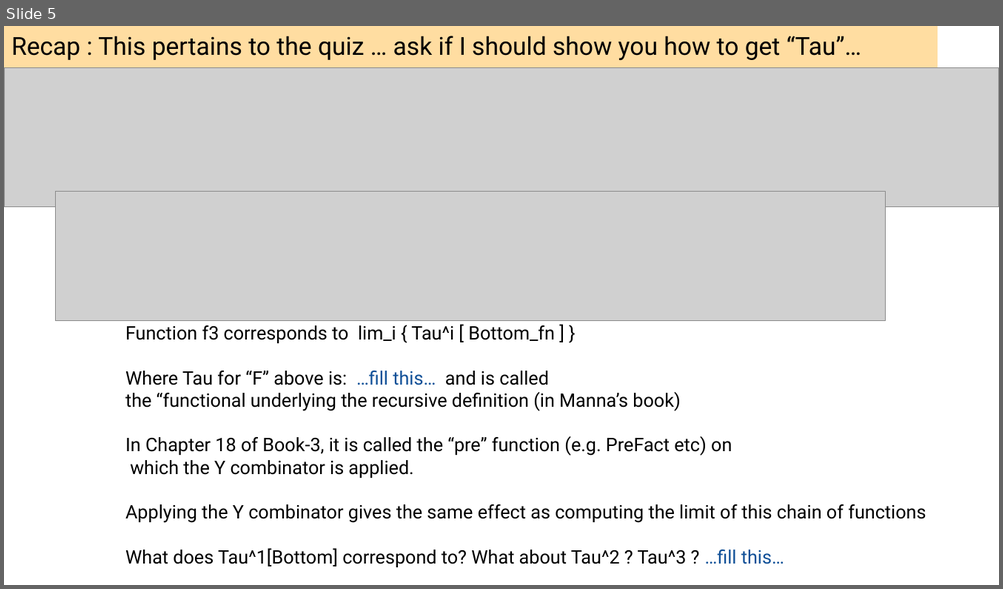
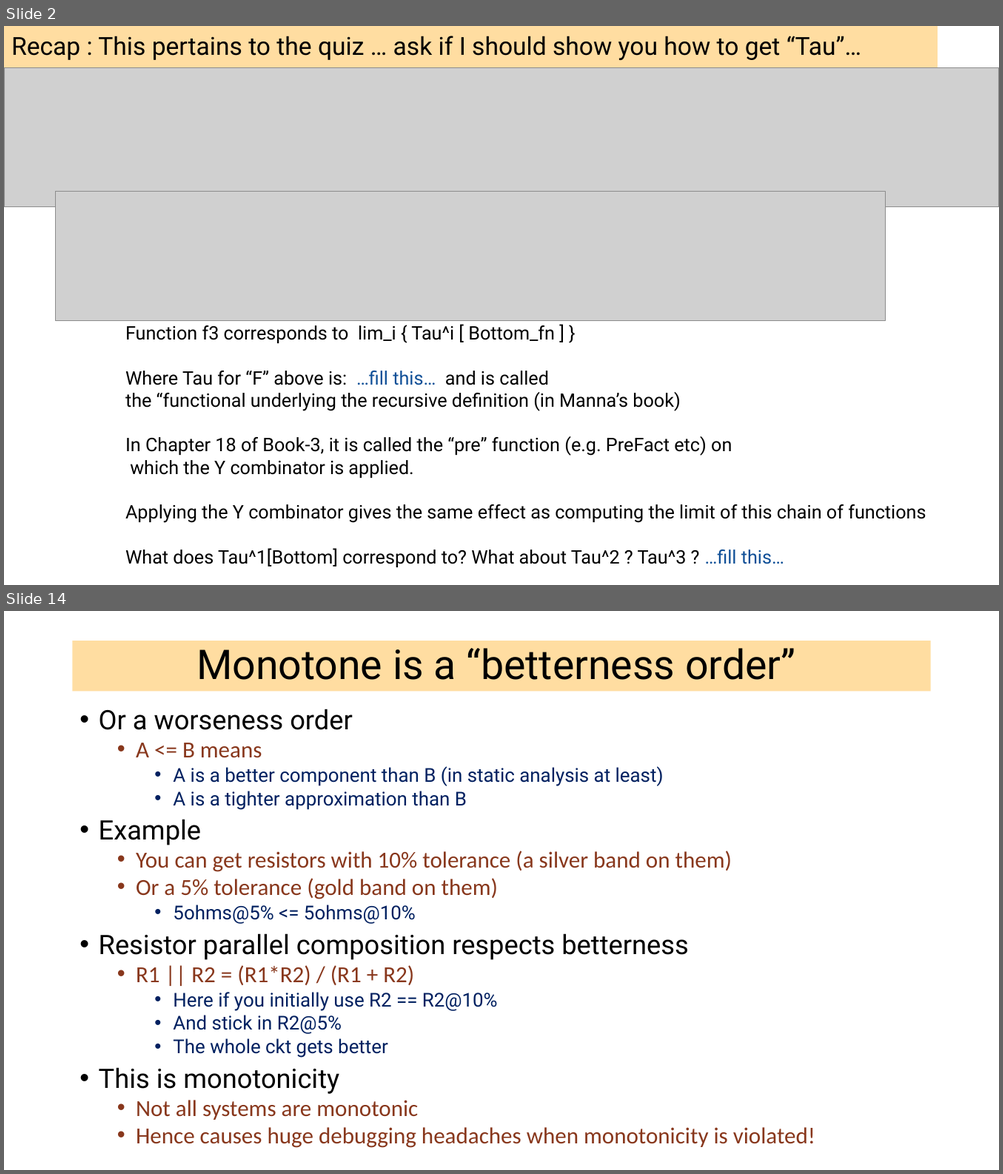
Before and after one commit to ganeshutah/cs6110s22, a slide deck: Lec21/Lec21.pptx. Shown one above the other, each under a label of ours: slide 5 before the commit, slides 2 and 14 after it; the slides between them are not shown. The pictures are 1003x589 and 1003x1174 pixels, drawn with LibreOffice and Linux fonts; fonts in the diff are those of the drawing; grey boxes stand for pictures. Boxes give left, top, right and bottom in pixels: in the first picture for what was removed or moved away, otherwise in the second. Text is boxed around its words. In the diff, an @@ line names an element or a change of style, - is before the commit and + after.

```diff
--- a/Lec21/Lec21.pptx
+++ b/Lec21/Lec21.pptx
@@ slide 14 added at box(4, 611, 999, 1170), background #FFFFFF @@
@@ title added at box(73, 641, 930, 692), fill #FFBD47 at 51% opacity, 39.6 pt, text #000000 @@
+Monotone is a “betterness order”
@@ text added at box(99, 709, 815, 1148), 22.2 pt, text #88371D @@
+• Or a worseness order
+  • A <= B means
+    • A is a better component than B (in static analysis at least)
+    • A is a tighter approximation than B
+• Example
+  • You can get resistors with 10% tolerance (a silver band on them)
+  • Or a 5% tolerance (gold band on them)
+    • 5ohms@5% <= 5ohms@10%
+• Resistor parallel composition respects betterness
+  • R1 || R2 = (R1*R2) / (R1 + R2)
+    • Here if you initially use R2 == R2@10%
+    • And stick in R2@5%
+    • The whole ckt gets better
+• This is monotonicity
+  • Not all systems are monotonic
+  • Hence causes huge debugging headaches when monotonicity is violated!
@@ what was slide 5 is now slide 2 @@
```
Also in this commit, not shown: 1 slide changed, 16 other slides added, 2 slides removed, 1 other file.
